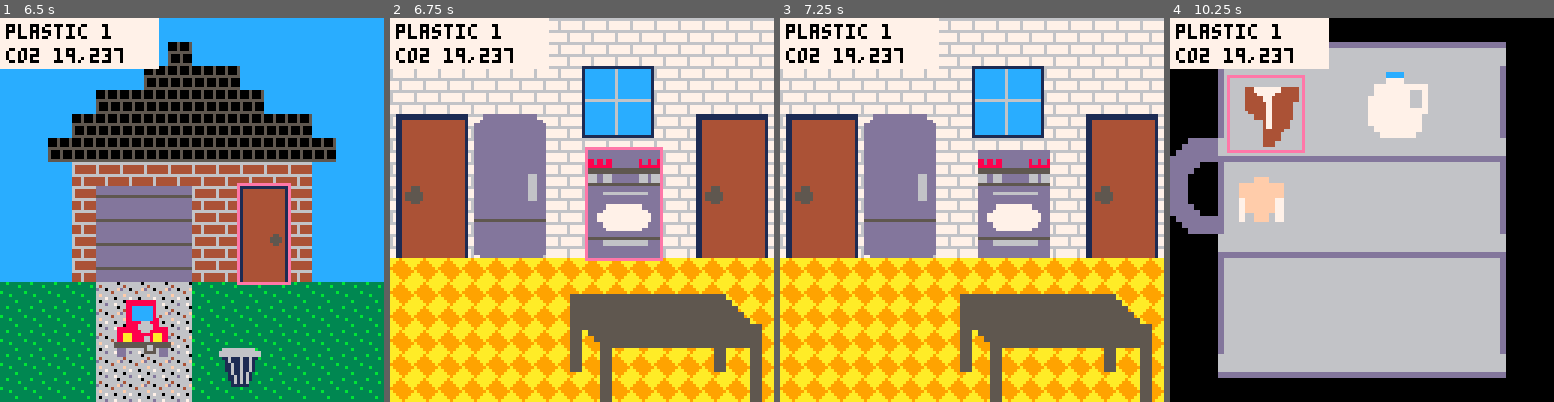
Above: before the commit, frames 1-4 (left to right).
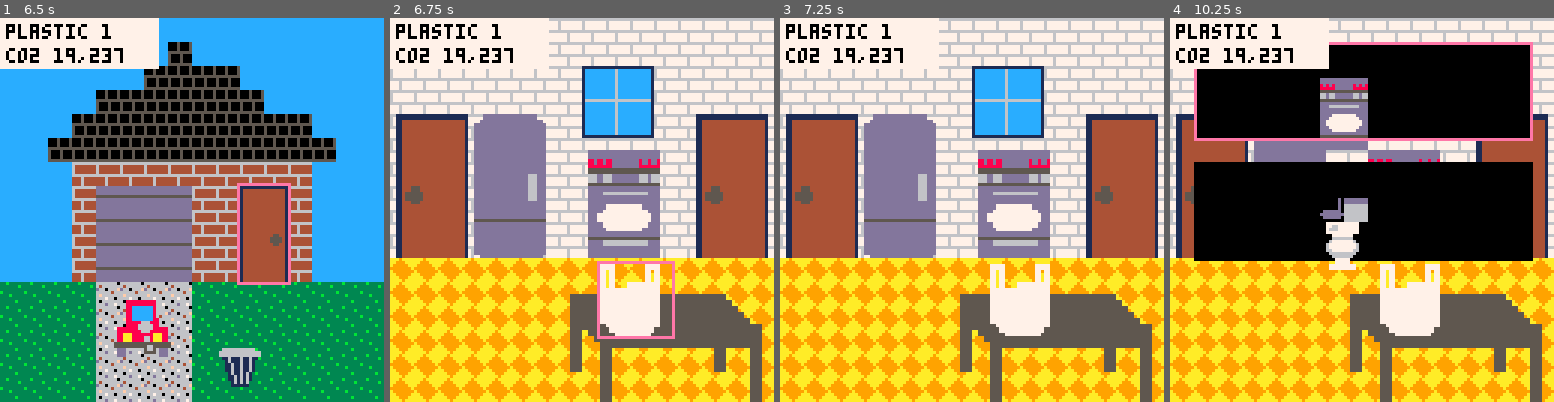
Above: after the commit, the same moments.

Repository: EmilyRagan/senior-project
Game: PICO-8 cartridge carts/home.p8
Two runs of this game, one before a commit and one after it. Both use one fixed random seed, a clock stepped at 60 frames per second and the inputs below.
Inputs:
- Up to frame 1 (6.5 s): tap O (Z key) at 0.33, 0.7, 1.43, 2.22, 3.1, 3.98, 4.87, 5.75 s; tap X (X key) at 1.07, 2.07, 2.4, 2.73, 3.07, 3.4, 3.73, 4.07, 4.4, 4.73, 5.07, 5.4, 5.73, 6.07, 6.4 s; hold Left 1.97-2.37 s; hold Down 2.42-2.82 s; hold Right 2.87-3.53 s; hold Up 3.58-4.08 s; hold Right 4.13-4.53 s; hold Down 4.58-5.08 s; hold Left 5.13-5.8 s; hold Up 5.85-6.18 s; hold Left from 6.23 s (still down)
- Up to frame 2 (6.75 s): release Left at 6.63 s; tap O (Z key) at 6.63 s; hold Down from 6.68 s (still down); tap X (X key) at 6.73 s
- Up to frame 3 (7.25 s): tap X (X key) at 7.07 s; release Down at 7.08 s; hold Right from 7.13 s (still down)
- Up to frame 4 (10.25 s): tap X (X key) every 0.33 s from 7.4 to 10.07 s; tap O (Z key) every 0.88 s from 7.52 to 10.17 s; release Right at 7.8 s; hold Up 7.85-8.35 s; hold Right 8.4-8.8 s; hold Down 8.85-9.35 s; hold Left 9.4-10.07 s; hold Up from 10.12 s (still down)

Frame 1 is identical in both runs. In frame 2, 3.7% of the frame differs, in the area x 50-75%, y 33-84%; in frame 3, 2.3%; in frame 4, 88%, in the area x 0-100%, y 0-100%.

Commit message:
create grocery bags

Diff:
--- a/carts/home.p8
+++ b/carts/home.p8
@@ -192,6 +192,39 @@
           multiplier = 1.5,
           flip_x = true
         }
+      }
+    },
+    {
+      -- groceries
+      current = 1,
+      options = {
+        {
+          -- plastic
+          sprite_start = 132,
+          sprite_height = 2,
+          sprite_width = 2,
+          x = 70,
+          y = 82,
+          multiplier = 1.5
+        },
+        {
+          -- paper
+          sprite_start = 134,
+          sprite_height = 2,
+          sprite_width = 2,
+          x = 70,
+          y = 82,
+          multiplier = 1.5
+        },
+        {
+          -- reusable
+          sprite_start = 136,
+          sprite_height = 2,
+          sprite_width = 2,
+          x = 70,
+          y = 82,
+          multiplier = 1.5
+        },
       }
     },
     {
@@ -889,22 +922,22 @@
 0000000444400000000007777770000000000000000000001444444444444441dddddddddddddddddddddddddddddddd00000777770000000000077777700000
 0000000444000000000000000000000000000000000000001444444444444441dddddddddddddddddddddddddddddddd00077777777700000000000000000000
 00000000000000000000000000000000000000000000000014444444444444410dddddddddddddd0dddddddddddddddd00077777777700000000000000000000
-00000000000000000000000000000000000000000000000000000000000000000404040404040404040404040404040404040404040404040404040404040404
-04040404040404040404040404040404040404040404040404040404040404040404040404040404040000000000000000000000000000000000000000000000
-00000000000000000000000000000000000000000000000000000000000000000404040404040404040404040404040404040404040404040404040404040404
-04040404040404040404040404040404040404040404040404040404040404040000000000000000000000000000000000000000000000000000000000000000
-00000000000000000000000000000000000000000000000000000000000000000404040404040404040404040404040404040404040404040404040404040404
-04040404040404040404040404040404040404040404040404040404040404040000000000000000000000000000000000000000000000000000000000000000
-00000000000000000000000000000000000000000000000000000000000000000404040404040404040404040404040404040404040404040404040404040404
-04040404040404040404040404040404040404040404040404040404040404040000000000000000000000000000000000000000000000000000000000000000
-00000000000000000000000000000000000000000000000000000000000000000404040404040404040404040404040404040404040404040404040404040404
-55555555555555555555555555000000040404040404040404040404040404040000000000000000000000000000000000000000000000000000000000000000
-55555555555555555555555555500000000000000000000000000000000000000404040404040404040404040404040404040404040404040404040404040404
-55555555555555555555555555550000040404040404040404040404040404040000000000000000000000000000000000000000000000000000000000000000
-55555555555555555555555555555000000000000000000000000000000000000404040404040404040404040404040404040404040404040404040404040404
-55555555555555555555555555555500040404040404040404040404040404040000000000000000000000000000000000000000000000000000000000000000
-55555555555555555555555555555555000000000000000000000000000000000404040404040404040404040404040404040404040404040404040404040404
-55055555555555555555555555555555040404040404040404040404040404040000000000000000000000000000000000000000000000000000000000000000
+00000000000000000000000000000000777000000077700000000000000000000000000000000000040404040404040404040404040404040404040404040404
+04040404040404040404040404040404707000000070700000000044400000000000001110000000040000000000000000000000000000000000000000000000
+00000000000000000000000000000000707000000070700000000400040000000000010001000000040404040404040404040404040404040404040404040404
+04040404040404040404040404040404707000000070700000000400040000000000010001000000000000000000000000000000000000000000000000000000
+00000000000000000000000000000000707000777777700000044444444400000001111111110000040404040404040404040404040404040404040404040404
+040404040404040404040404040404047777777777777000000444444444000000033bb311110000000000000000000000000000000000000000000000000000
+000000000000000000000000000000007777777777777000000444444444000000033bb388810000040404040404040404040404040404040404040404040404
+04040404040404040404040404040404777777777777700000044444444400000003333388810000000000000000000000000000000000000000000000000000
+0000000000000000000000000000000077777777777770000004444444440000000333338bb10000040404040404040404040404040404040404040404040404
+555555555555555555555555550000007777777777777000000444444444000000033bb31bb10000000000000000000000000000000000000000000000000000
+555555555555555555555555555000007777777777777000000444444444000000018bb111110000040404040404040404040404040404040404040404040404
+55555555555555555555555555550000777777777777700000044444444400000001888111110000000000000000000000000000000000000000000000000000
+5555555555555555555555555555500077777777777770000004444444440000000188811bb10000040404040404040404040404040404040404040404040404
+5555555555555555555555555555550007777777777770000004444444440000000111111bb10000000000000000000000000000000000000000000000000000
+55555555555555555555555555555555007777777777000000044444444400000001111111110000040404040404040404040404040404040404040404040404
+55055555555555555555555555555555000777777770000000000000000000000000000000000000000000000000000000000000000000000000000000000000
 55005555555555555555555555555555000000000000000000000000000000000404040404040404040404040404040404040404040404040404040404040404
 55000555555555555555555555555555040404040404040404040404040404040000000000000000000000000000000000000000000000000000000000000000
 55000550000000000000000055000055000000000000000000000000000000000404040404040404040404040404040404040404040404040404040404040404
